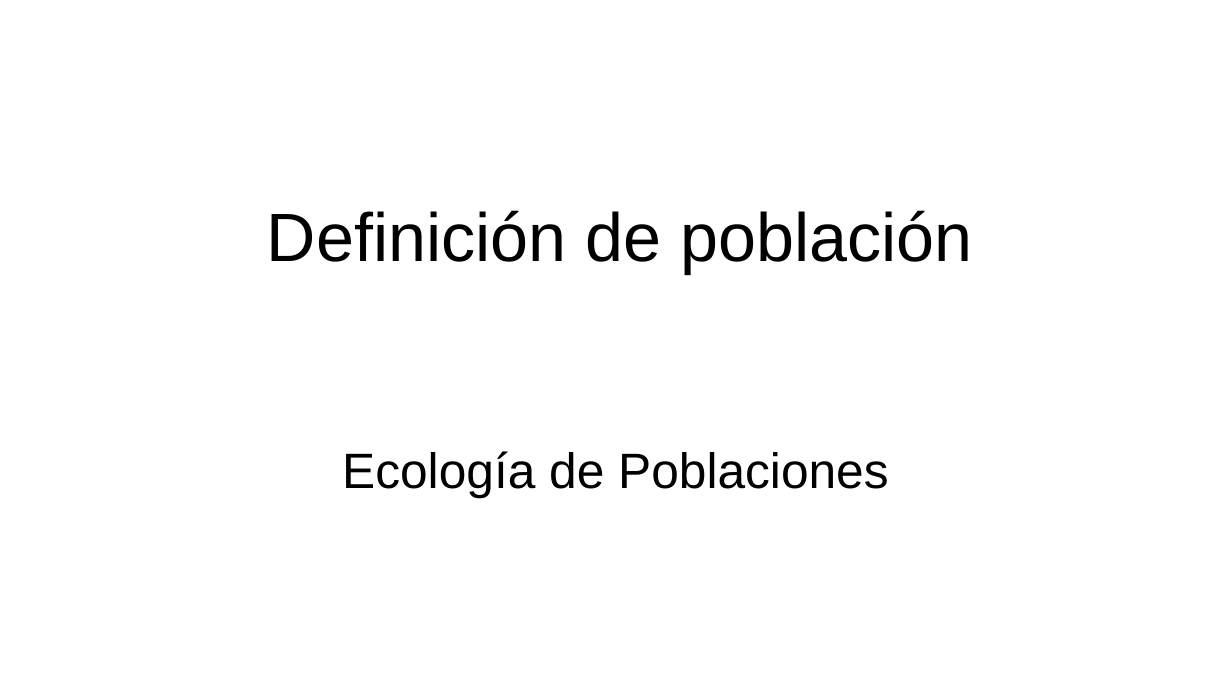
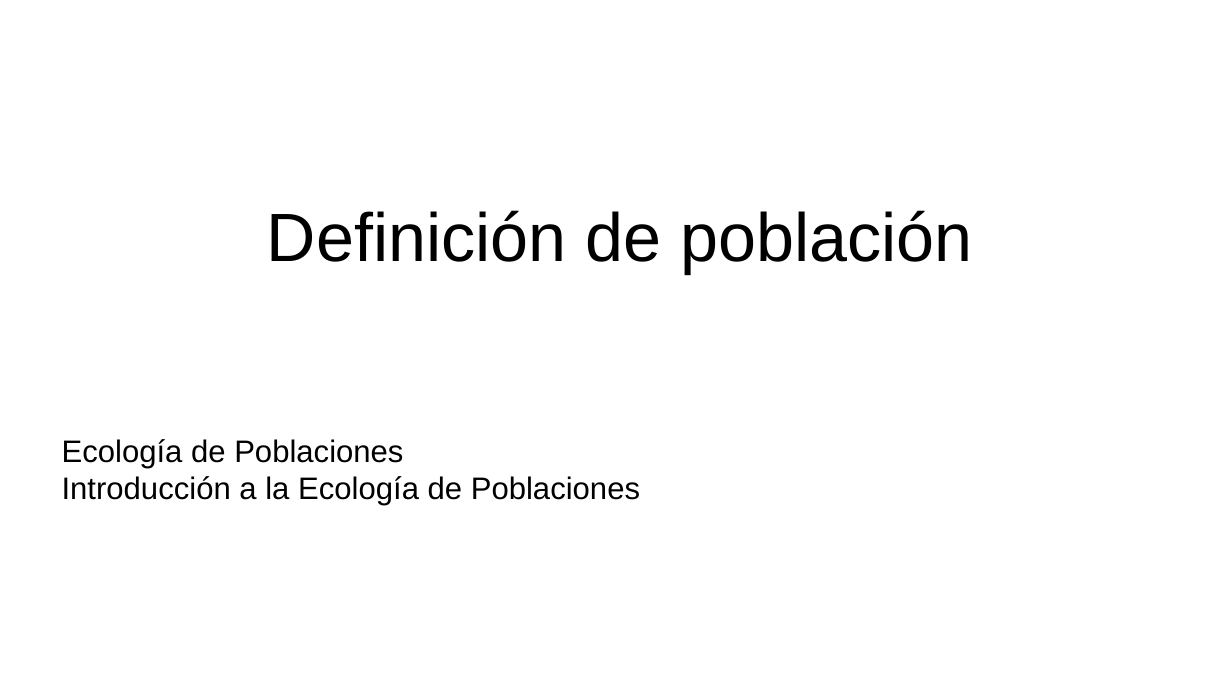
Before and after one commit to gerardommc/Ecologia-poblaciones, a slide deck: slide 1 of Unidad-1/Poblacion.odp. Drawn at 1232x693 pixels with LibreOffice and Linux fonts; fonts in the diff are those of the drawing. Boxes give left, top, right and bottom in pixels: in the first picture for what was removed or moved away, otherwise in the second. Text is boxed around its words. In the diff, an @@ line names an element or a change of style, - is before the commit and + after.

Commit message:
Poblaciones

```diff
--- a/Unidad-1/Poblacion.odp
+++ b/Unidad-1/Poblacion.odp
@@ subtitle at [62, 439, 403, 469]: size 32 to 20 pt in "Ecología de Poblaciones"; alignment centre to left @@
@@ subtitle at [62, 476, 640, 506]: paragraph added @@
+Introducción a la Ecología de Poblaciones
```
Also in this commit, not shown: 14 slides added, 1 slide removed, 19 other files.
